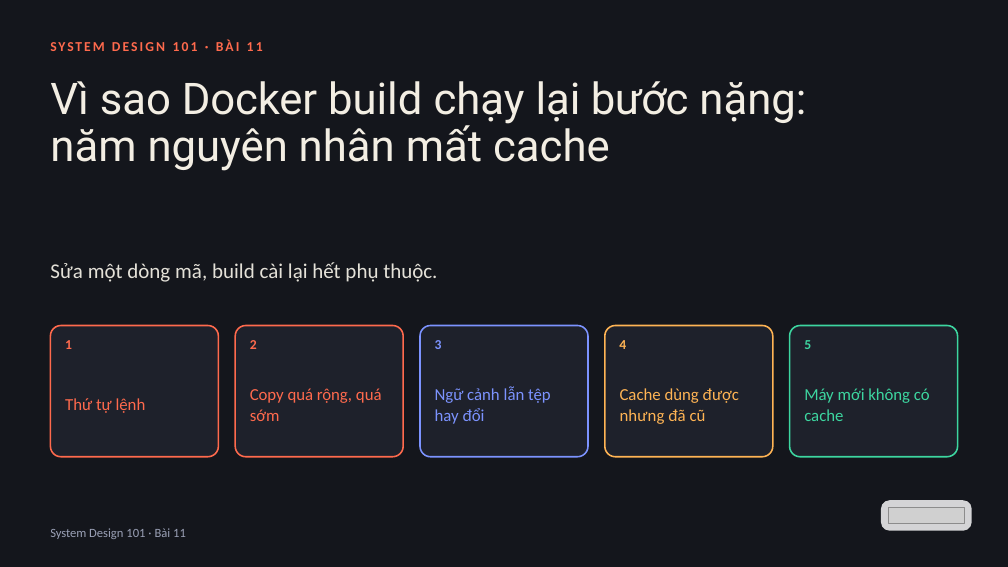
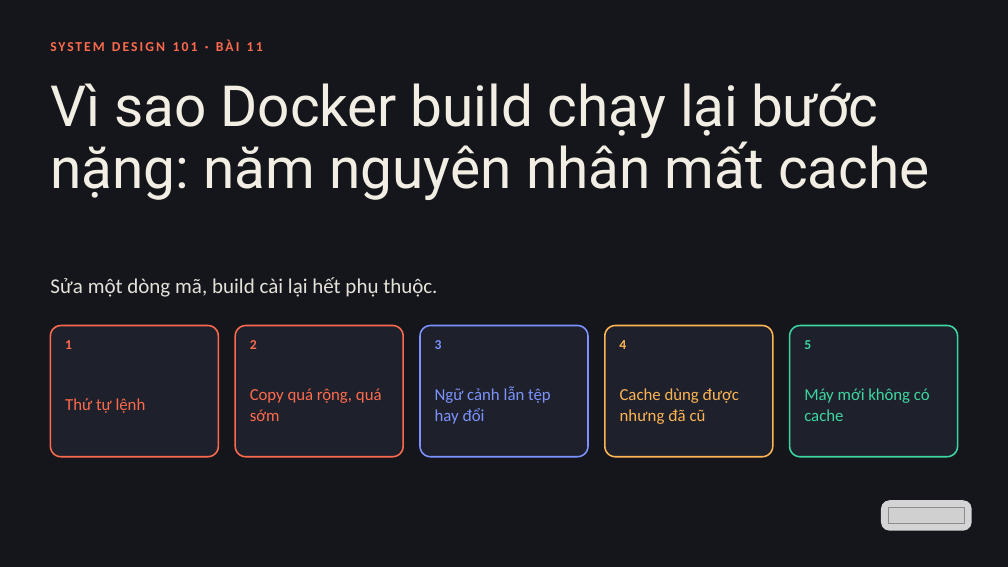
Before and after one commit to vohoailinh90/tool-marketing-studio, a slide deck: slide 1 of system-design-101/vi/lessons/sd-13-011/slides/sd-13-011.pptx. Drawn at 1008x567 pixels with LibreOffice and Linux fonts; fonts in the diff are those of the drawing; grey boxes stand for pictures. Boxes give left, top, right and bottom in pixels: in the first picture for what was removed or moved away, otherwise in the second. Text is boxed around its words. In the diff, an @@ line names an element or a change of style, - is before the commit and + after.

```diff
--- a/system-design-101/vi/lessons/sd-13-011/slides/sd-13-011.pptx
+++ b/system-design-101/vi/lessons/sd-13-011/slides/sd-13-011.pptx
@@ text "Vì sao Docker build chạy ..." at box(50, 83, 929, 200): size 62.4 to 81 pt; letter spacing 0 to -0.1 pt in "lại"; letter spacing -0.8 to -1.1 pt in "bước"; letter spacing 0.1 to 0 pt in "nặng: năm"; line spacing 67.4pt to 87.5pt @@
@@ text "Sửa một dòng mã, build ...": place and size @@
-text "Sửa một dòng mã, build ..." at box(50, 262, 437, 282)
+text "Sửa một dòng mã, build ..." at box(50, 277, 437, 297)
@@ text removed at box(50, 528, 186, 539) @@
-System Design 101 · Bài 11
```
Also in this commit, not shown: 8 other files.
